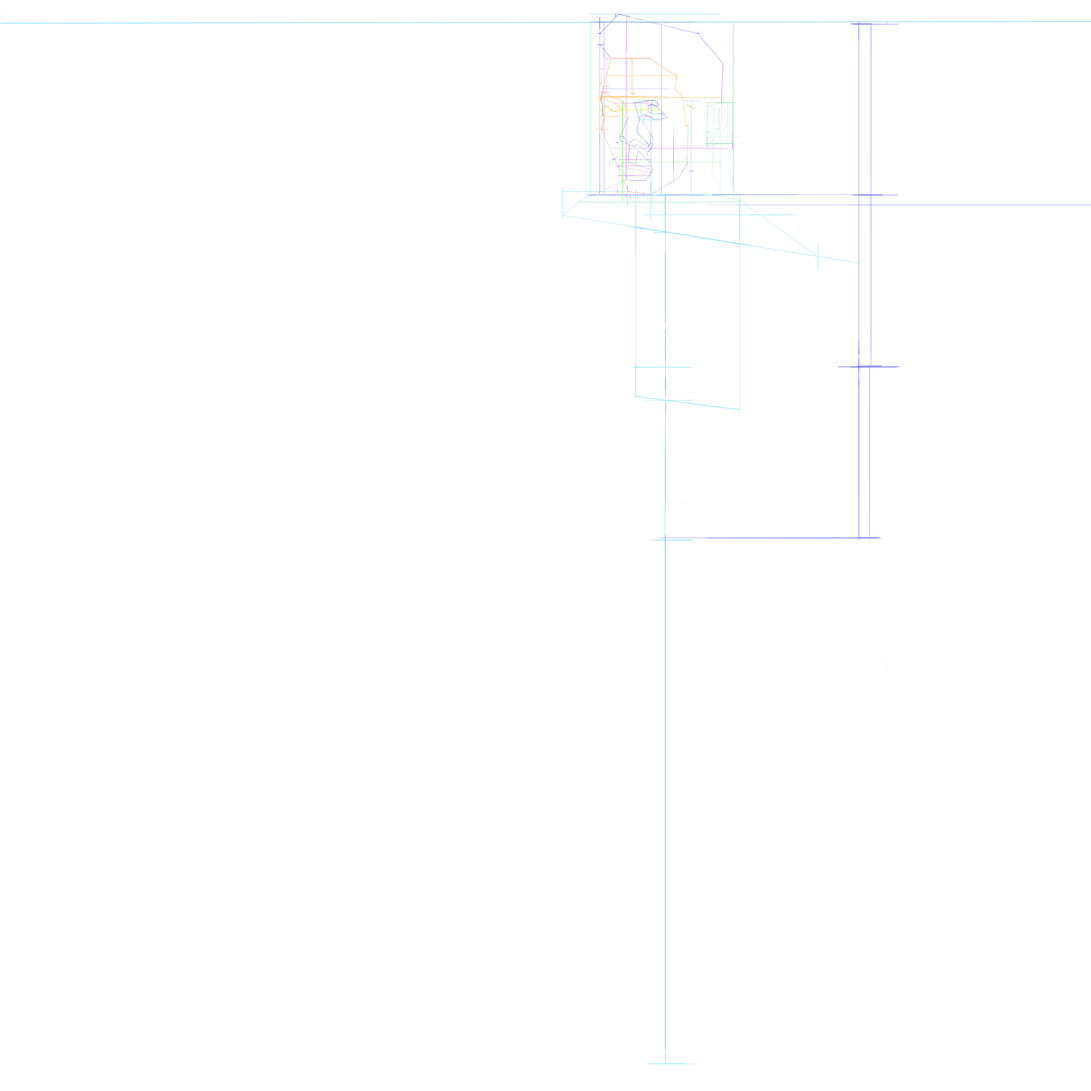
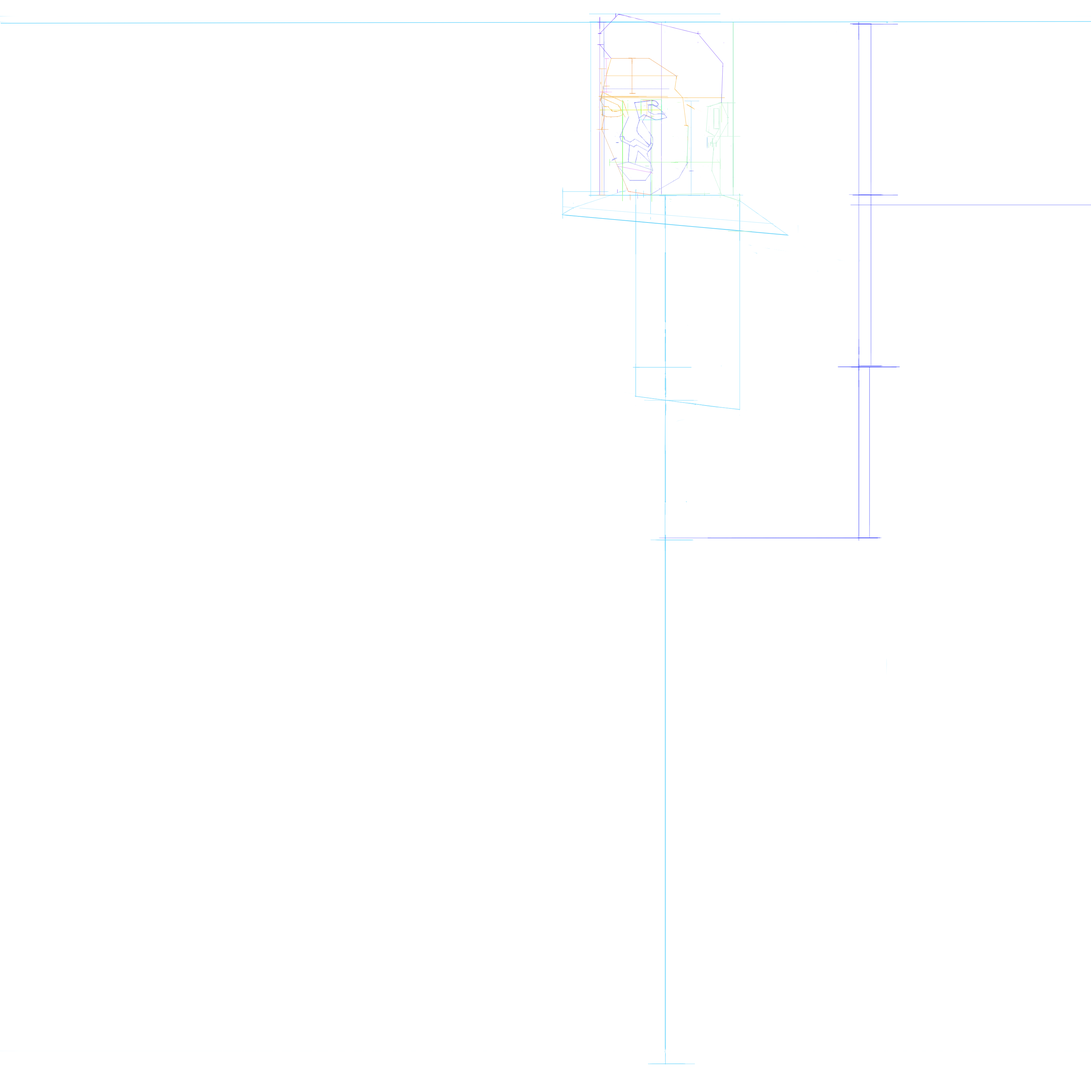
Before/after of a w=1091, h=1091 layered artwork. What changed in the layer stack:
painted on "Layer 119" over [706, 194, 852, 206]
painted on "Layer 98" over [705, 129, 712, 133]
painted on "Layer 121" over [561, 202, 777, 228]
painted on "Layer 101" over [705, 100, 730, 145]
painted on "Layer 70" over [673, 128, 676, 182]
hid "Layer 61" over [706, 101, 734, 145]
hid "Layer 55" over [705, 131, 734, 149]
hid "Layer 54" over [643, 148, 729, 149]
hid "mồm" over [617, 159, 652, 177]
removed layer "Layer 64" from group "Mặt" over [577, 201, 741, 203]
hid "Layer 24" over [586, 13, 705, 198]
painted on "Layer 125" over [562, 185, 630, 215]
painted on "Layer 126" over [562, 179, 819, 273]
painted on "Layer 124" over [562, 214, 860, 264]
